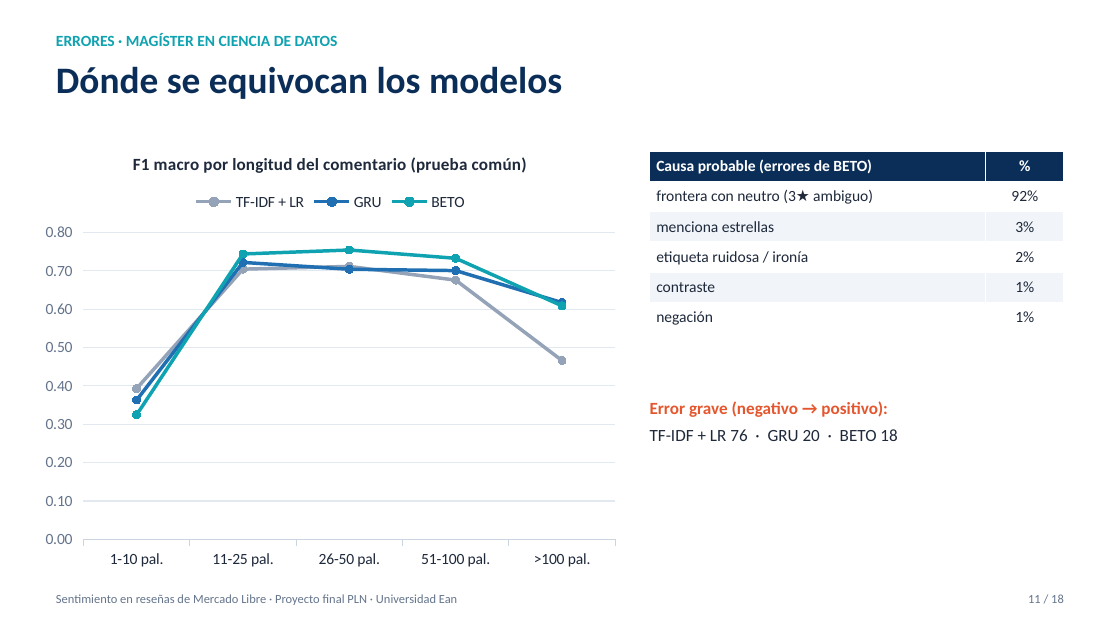
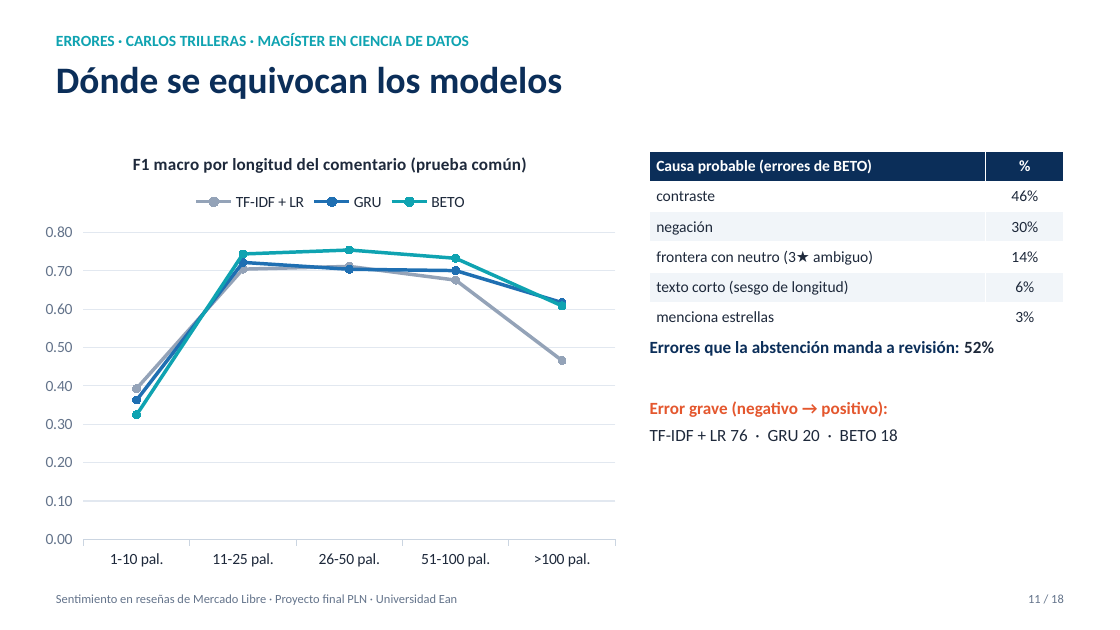
Before and after one commit to pedrogarciar13/proyecto_final_pln, a slide deck: slide 11 of docs/Presentacion_Proyecto_PLN.pptx. Drawn at 1120x630 pixels with LibreOffice and Linux fonts; fonts in the diff are those of the drawing. Boxes give left, top, right and bottom in pixels: in the first picture for what was removed or moved away, otherwise in the second. Text is boxed around its words. In the diff, an @@ line names an element or a change of style, - is before the commit and + after.

```diff
--- a/docs/Presentacion_Proyecto_PLN.pptx
+++ b/docs/Presentacion_Proyecto_PLN.pptx
@@ text at [56,33,469,46]: text changed @@
-ERRORES · MAGÍSTER EN CIENCIA DE DATOS
+ERRORES · CARLOS TRILLERAS · MAGÍSTER EN CIENCIA DE DATOS
@@ table at [650,151,1064,333] @@
-row 2: frontera con neutro (3★ ambiguo) | 92%
+row 2: contraste | 46%
+row 3: negación | 30%
+row 4: frontera con neutro (3★ ambiguo) | 14%
+row 5: texto corto (sesgo de longitud) | 6%
-row 4: etiqueta ruidosa / ironía | 2%
-row 5: contraste | 1%
-row 6: negación | 1%
@@ text added at [650,341,994,356], 11 pt, text #0B2E59, bold @@
+Errores que la abstención manda a revisión: 52%
```
Also in this commit, not shown: 17 other slides changed, 31 other files.
